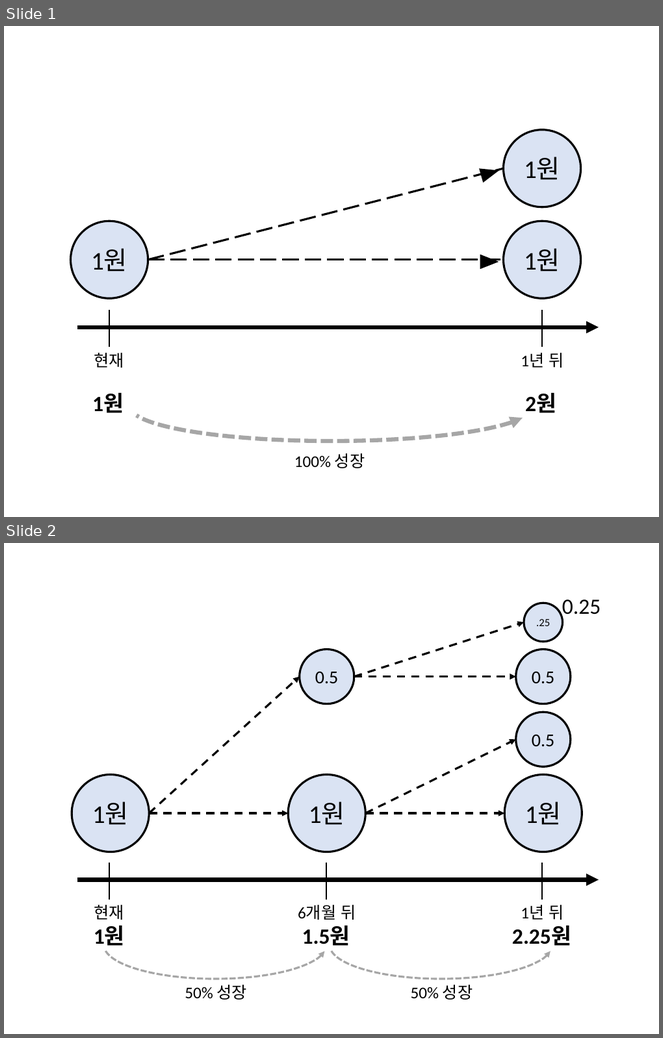
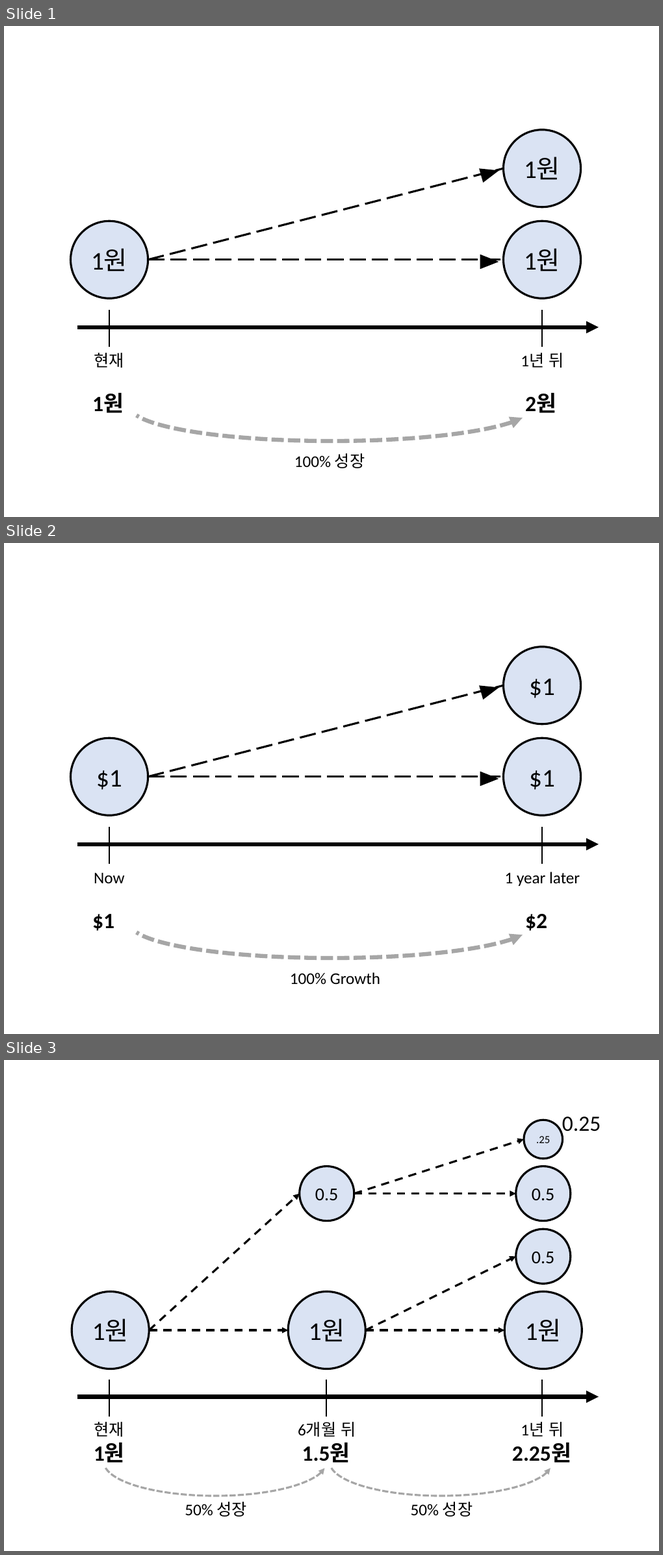
Before and after one commit to answeredbyablemind/answeredbyablemind.github.io, a slide deck: pics/2019-09-04_natural_number_e/pics.pptx. Shown one above the other, each under a label of ours: slides 1 and 2 before the commit, slides 1, 2 and 3 after it. The pictures are 663x1038 and 663x1555 pixels, drawn with LibreOffice and Linux fonts; fonts in the diff are those of the drawing. Boxes give left, top, right and bottom in pixels: in the first picture for what was removed or moved away, otherwise in the second. Text is boxed around its words. In the diff, an @@ line names an element or a change of style, - is before the commit and + after.

```diff
--- a/pics/2019-09-04_natural_number_e/pics.pptx
+++ b/pics/2019-09-04_natural_number_e/pics.pptx
@@ slide 2 added at bbox=[4, 543, 659, 1034], background #FFFFFF @@
@@ ellipse added at bbox=[503, 646, 581, 724], fill #DAE3F3, outline #000000 2.25 pt, 28 pt, text #000000 @@
+$1
@@ line added from (148, 777) to (503, 686), #000000 2.25 pt dashed @@
@@ triangle added at bbox=[479, 680, 501, 699], fill #000000 @@
@@ ellipse added at bbox=[71, 738, 148, 815], fill #DAE3F3, outline #000000 2.25 pt, 28 pt, text #000000 @@
+$1
@@ ellipse added at bbox=[503, 738, 581, 815], fill #DAE3F3, outline #000000 2.25 pt, 28 pt, text #000000 @@
+$1
@@ triangle added at bbox=[480, 772, 499, 786], fill #000000 @@
@@ line added from (148, 777) to (503, 777), #000000 2.25 pt dashed @@
@@ line added from (109, 827) to (109, 864), #000000 1.5 pt @@
@@ line added from (542, 827) to (542, 864), #000000 1.5 pt @@
@@ arrow added from (77, 845) to (599, 845), #000000 4.5 pt @@
@@ text added at bbox=[94, 873, 124, 884], 18 pt, text #000000 @@
+Now
@@ text added at bbox=[505, 872, 580, 886], 18 pt, text #000000 @@
+1 year later
@@ arc (boxed as its full ellipse) added at bbox=[131, 891, 532, 958], outline #A6A6A6 4.5 pt dashed @@
@@ text added at bbox=[92, 914, 114, 931], 24 pt, text #000000, bold @@
+$1
@@ text added at bbox=[525, 914, 547, 931], 24 pt, text #000000, bold @@
+$2
@@ text added at bbox=[290, 973, 380, 985], 18 pt, text #000000 @@
+100% Growth
@@ what was slide 2 is now slide 3 @@
```
Also in this commit, not shown: 3 other slides added, 9 other files.
